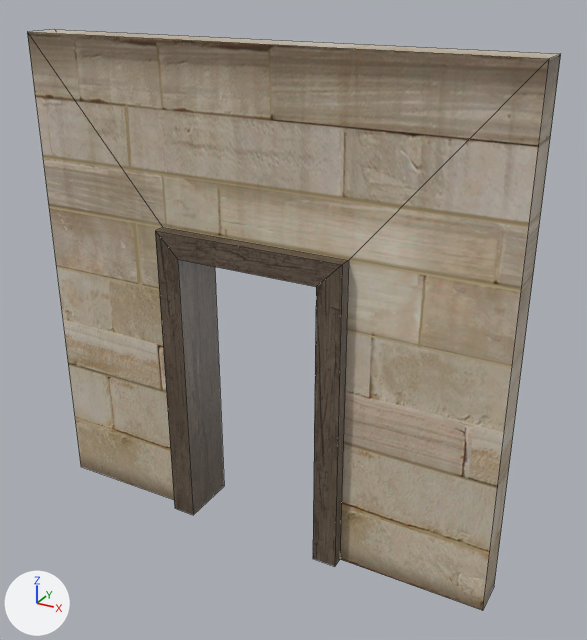
The COLLADA model art/Packs/Buildings/SP_Sparta/svspartadoorway2.dae: old version first, new version second.
Both versions are drawn from a camera (50 mm lens) standing at (2.28, -3.77, 3.37) and looking at (0.17, 0.07, 1.45). Every picture has the same lights, and +X, +Y and +Z are marked at lower left. Mesh edges are drawn as thin lines.

The first picture shows 'unnamed_object6_copy52-0'.
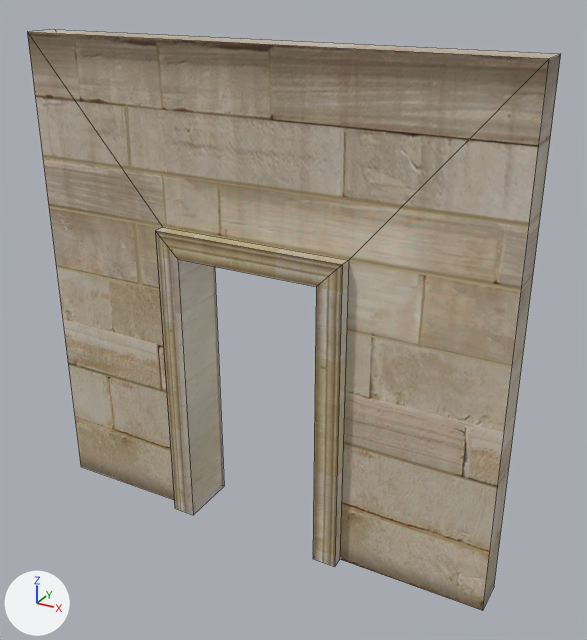
The newer file is also rescaled (x1.333) as a whole; pictures and numbers use the older file's frame.

Pixel boxes (x1, y1, x2, y2) of what changed, in the pictures (587 x 640 px):
'unnamed_object6_copy52-0', surface changed: (153, 222, 354, 566) in both
part 1 of me_unnamed_object6_copy52_0, surface changed: (155, 228, 349, 566) in both

What the commit changed:
Picture 'svspartatrim1.jpg' (img_svspartatrim1_jpg) is new.
Material 'wood1' (mat_wood1) changes its picture from img_svspartawood1_jpg to img_svspartatrim1_jpg.
me_unnamed_object6_copy52_0 has 32 vertices, 28 faces and spans x -1.5..1.5, y -0.19..0.19, z 0.0..3.0.
me_unnamed_object6_copy52_0 is used by ob_unnamed_object6_copy52_0; location (0.0, 0.0, 0.0).
me_unnamed_object6_copy52_0 part 1: texture (UV) coordinates of 15 of 28 faces, centred in x -0.6..0.6, y -0.19..0.19, z 0.9..1.95, changed; they spanned u 0.0..0.99, v 0.06..0.95 and now span u -0.05..1.09, v 0.04..0.57.
